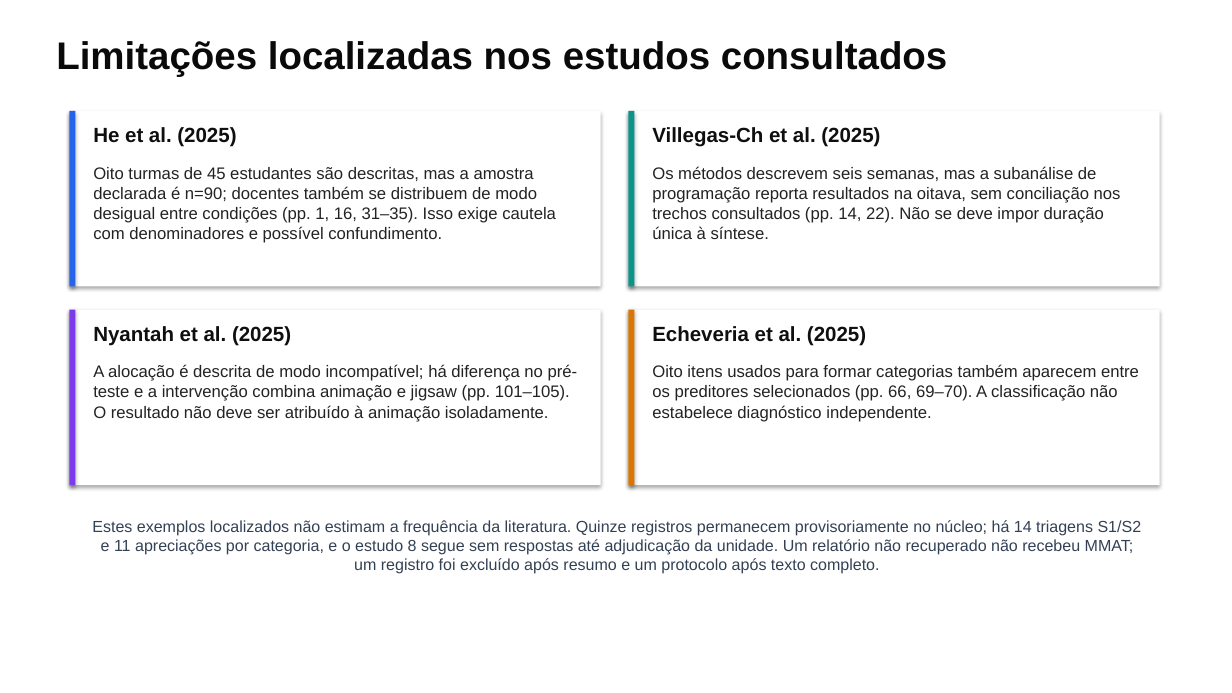
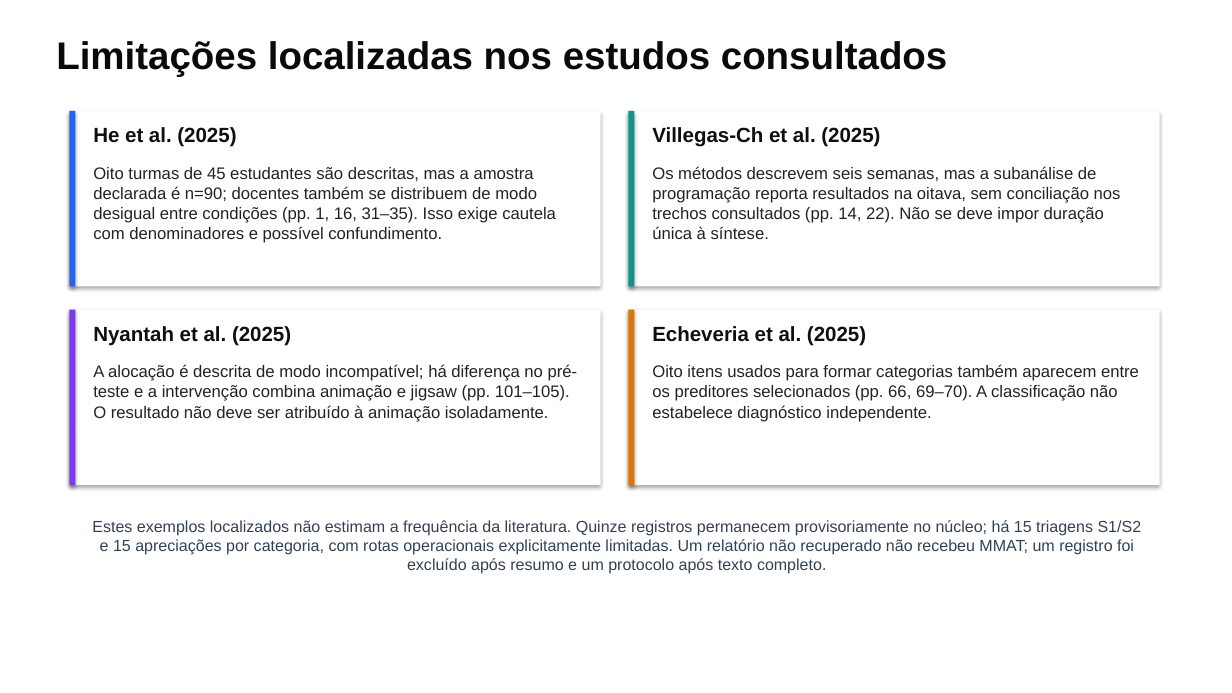
Before and after one commit to thalesfb/ccw, a slide deck: slide 15 of results/tcc/presentation/ensino_personalizado_de_matematica_tcc.pptx. Drawn at 1232x693 pixels with LibreOffice and Linux fonts; fonts in the diff are those of the drawing. Boxes give left, top, right and bottom in pixels: in the first picture for what was removed or moved away, otherwise in the second. Text is boxed around its words. In the diff, an @@ line names an element or a change of style, - is before the commit and + after.

Commit message:
:books: docs(research): appraise four MMAT studies with bounded operational routes (#120)
* :books: docs(tcc): prepare MMAT appraisal decision brief

* :books: docs(research): appraise unresolved MMAT studies with explicit operational routes

```diff
--- a/results/tcc/presentation/ensino_personalizado_de_matematica_tcc.pptx
+++ b/results/tcc/presentation/ensino_personalizado_de_matematica_tcc.pptx
@@ text at (92,520,1142,574): text changed @@
-Estes exemplos localizados não estimam a frequência da literatura. Quinze registros permanecem provisoriamente no núcleo; há 14 triagens S1/S2 e 11 apreciações por categoria, e o estudo 8 segue sem respostas até adjudicação da unidade. Um relatório não recuperado não recebeu MMAT; um registro foi excluído após resumo e um protocolo após texto completo.
+Estes exemplos localizados não estimam a frequência da literatura. Quinze registros permanecem provisoriamente no núcleo; há 15 triagens S1/S2 e 15 apreciações por categoria, com rotas operacionais explicitamente limitadas. Um relatório não recuperado não recebeu MMAT; um registro foi excluído após resumo e um protocolo após texto completo.
```
Also in this commit, not shown: 3 other slides changed, 48 other files.
